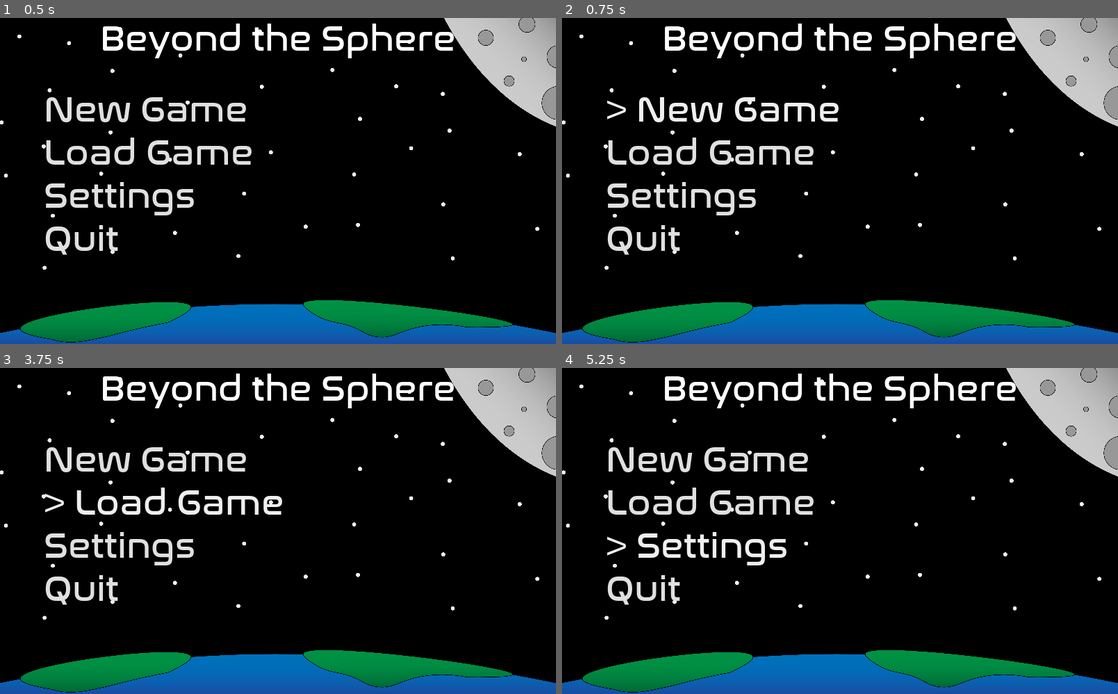
Above: before the commit, frames 1-4 (two rows, left to right).
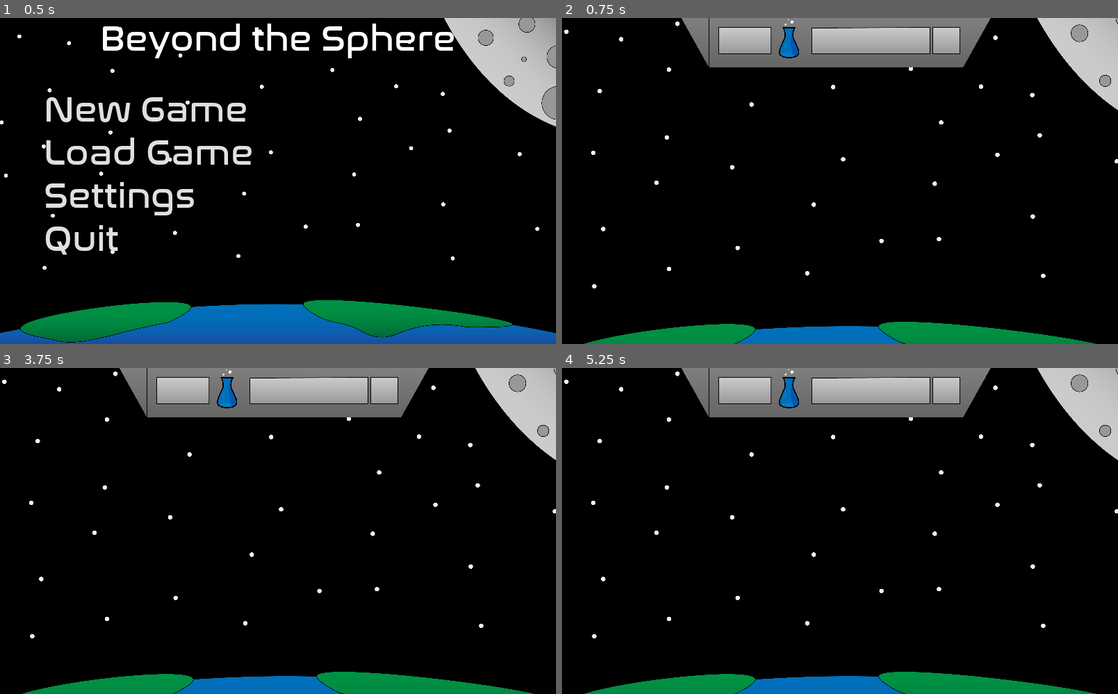
Above: after the commit, the same moments.

Repository: Periapsis-Studios/Beyond-the-Sphere-Vector
Game: Godot game, scene res://Scenes/MainMenu.tscn
Same seed, same stepped clock (60 frames per second), same inputs: the game is played once before the commit and once after it.
Inputs (mouse positions are in pixels of both pictures, inside the frame that each line leads up to):
- Up to frame 1 (0.5 s): no input
- Up to frame 2 (0.75 s): click "New Game" at 0.5 s
- Up to frame 3 (3.75 s): click (161, 459) at 1.25 s, where only the run before the commit has a clickable "> New Game"; click (161, 459) at 2 s, where only the run before the commit has a clickable "> New Game"; click (161, 459) at 2.75 s, where only the run before the commit has a clickable "> New Game"; click (150, 504) at 3.5 s, where only the run before the commit has a clickable "Load Game"
- Up to frame 4 (5.25 s): click (706, 459) at 4.25 s, where only the run before the commit has a clickable "New Game"; click (684, 547) at 5 s, where only the run before the commit has a clickable "Settings"

Frame 1 is identical in both runs. In frame 2, 24% of the frame differs, in the area x 0-100%, y 0-100%; in frame 3, 24%; in frame 4, 24%.

Commit message:
Hopefully docking done

Diff:
--- a/Scripts/EarthMain.gd
+++ b/Scripts/EarthMain.gd
@@ -7,14 +7,104 @@
 var unlockedModules = {}
 var dockedModules = {}
 
+func _ready():
+	dock(Vector2(0, 0), 0, "RUS_PROBE", "Soyuz", 1)
+
 func dock(targetPos: Vector2, targetRot: int, targetPortType: String, module: String, port: int):
 	var moduleObject = load("res://Scenes/Modules/" + module + ".tscn")
-	var portType = moduleObject.portTypes.port
-	var isCorrectType: bool = Data.validCouples.targetPortType == portType
+	var moduleInstance = moduleObject.instance()
+	var moduleData = Data.modules[module]
+	var portType = moduleData.portTypes[port]
+	var isCorrectType: bool = Data.validCouples[targetPortType] == portType
 
 	# TODO: Replace with isCorrectType
 	if true:
-		var tween = $Tween
+		var tween: Tween = $Tween
 		var camera = $Camera2D
-		var moduleInstance = moduleObject.instance()
+		var area = moduleInstance.get_node("Area2D")
+
 		camera.add_child(moduleInstance)
+		match targetRot:
+			0:
+				moduleInstance.position.x = targetPos.x - moduleData.portPos[port].x
+				moduleInstance.position.y = targetPos.y - moduleData.portPos[port].y
+				moduleInstance.rotation = 0.0
+
+				if area.get_overlapping_areas() == null:
+					moduleInstance.position.y += 1000
+
+					tween.interpolate_property(
+						moduleInstance,
+						"position:y",
+						moduleInstance.position.y,
+						moduleInstance.position.y - 1000,
+						1,
+						Tween.TRANS_LINEAR,
+						Tween.EASE_IN_OUT
+					)
+					tween.start()
+				else:
+					camera.remove_child(moduleInstance)
+
+			90:
+				moduleInstance.position.x = targetPos.x - moduleObject.portPos.port.x
+				moduleInstance.position.y = targetPos.y - moduleObject.portPos.port.y
+				moduleInstance.rotation = 90.0
+
+				if area.get_overlapping_areas() == null:
+					moduleInstance.position.x += 1000
+
+					tween.interpolate_property(
+						moduleInstance,
+						"position:x",
+						moduleInstance.position.x,
+						moduleInstance.position.x - 1000,
+						1,
+						Tween.TRANS_LINEAR,
+						Tween.EASE_IN_OUT
+					)
+					tween.start()
+				else:
+					camera.remove_child(moduleInstance)
+
+			180:
+				moduleInstance.position.x = targetPos.x - moduleObject.portPos.port.x
+				moduleInstance.position.y = targetPos.y - moduleObject.portPos.port.y
+				moduleInstance.rotation = 180.0
+
+				if area.get_overlapping_areas() == null:
+					moduleInstance.position.y -= 1000
+
+					tween.interpolate_property(
+						moduleInstance,
+						"position:y",
+						moduleInstance.position.y,
+						moduleInstance.position.y + 1000,
+						1,
+						Tween.TRANS_LINEAR,
+						Tween.EASE_IN_OUT
+					)
+					tween.start()
+				else:
+					camera.remove_child(moduleInstance)
+
+			270:
+				moduleInstance.position.x = targetPos.x - moduleObject.portPos.port.x
+				moduleInstance.position.y = targetPos.y - moduleObject.portPos.port.y
+				moduleInstance.rotation = 270.0
+
+				if area.get_overlapping_areas() == null:
+					moduleInstance.position.x -= 1000
+
+					tween.interpolate_property(
+						moduleInstance,
+						"position:x",
+						moduleInstance.position.x,
+						moduleInstance.position.x + 1000,
+						1,
+						Tween.TRANS_LINEAR,
+						Tween.EASE_IN_OUT
+					)
+					tween.start()
+				else:
+					camera.remove_child(moduleInstance)
--- a/Scripts/GlobalData.gd
+++ b/Scripts/GlobalData.gd
@@ -2,4 +2,13 @@
 
 var validCouples = {"RUS_PROBE": "RUS_DROGUE", "RUS_DROGUE": "RUS_PROBE"}
 
-var modules = ["Soyuz","TestTwoPorts"] # Module Types (needs a NAME.tscn module in Scenes/Modules)
+
+
+var soyuz = {
+	"portTypes": {1: "RUS_PROBE"},
+	"portPos": {1: Vector2(0, -930)},
+	"portRot": {1: 0},
+	"isDocked": {1: false}
+}
+
+var modules = {"Soyuz": soyuz}
--- a/Scripts/MenuController.gd
+++ b/Scripts/MenuController.gd
@@ -6,7 +6,7 @@
 onready var quit = get_node("Quit")
 
 func _on_NewGame_pressed():
-	get_tree().change_scene("res://Scenes/MainScene.tscn")
+	get_tree().change_scene("res://Scenes/EarthMain.tscn")
 
 func _on_NewGame_mouse_entered():
 	new_game.text = "> " + tr("newGame")
--- a/Scripts/Soyuz.gd
+++ b/Scripts/Soyuz.gd
@@ -1,6 +1,6 @@
 extends Node2D
 
-export var portTypes = {1: "RUS_PROBE"}
-export var portPos = {1: Vector2(0, -930)}
-export var portRot = {1: 0}
-export var isDocked = {1: false}
+var portTypes = {1: "RUS_PROBE"}
+var portPos = {1: Vector2(0, -930)}
+var portRot = {1: 0}
+var isDocked = {1: false}
